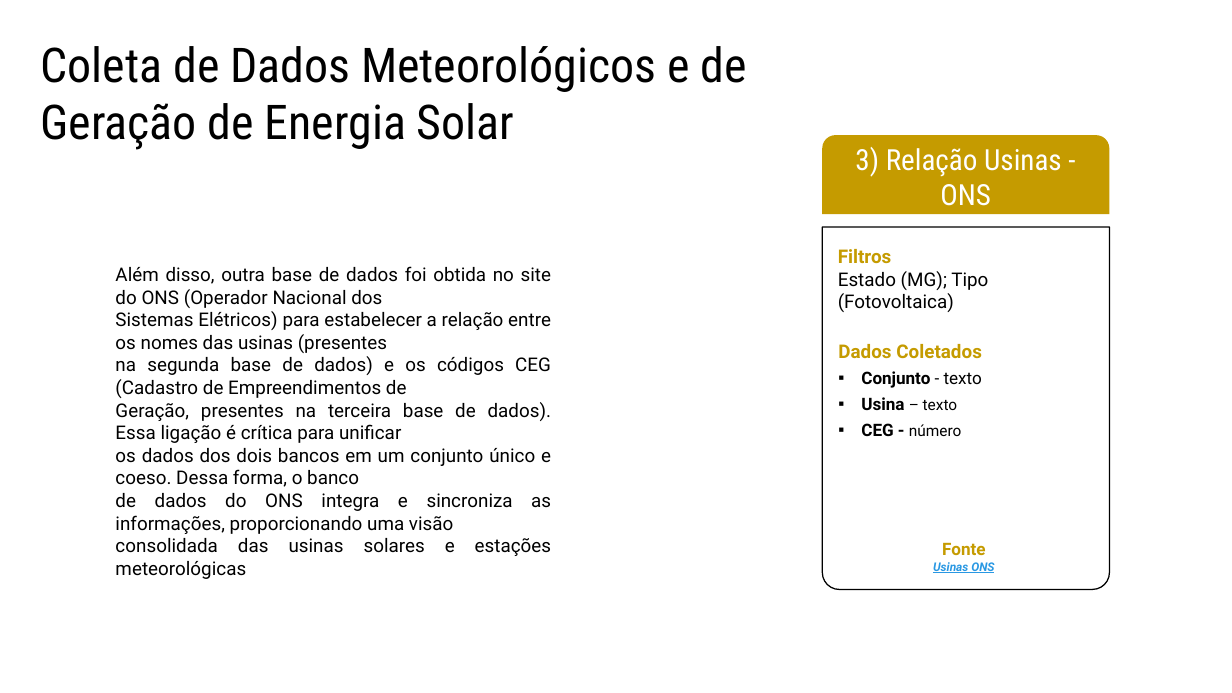
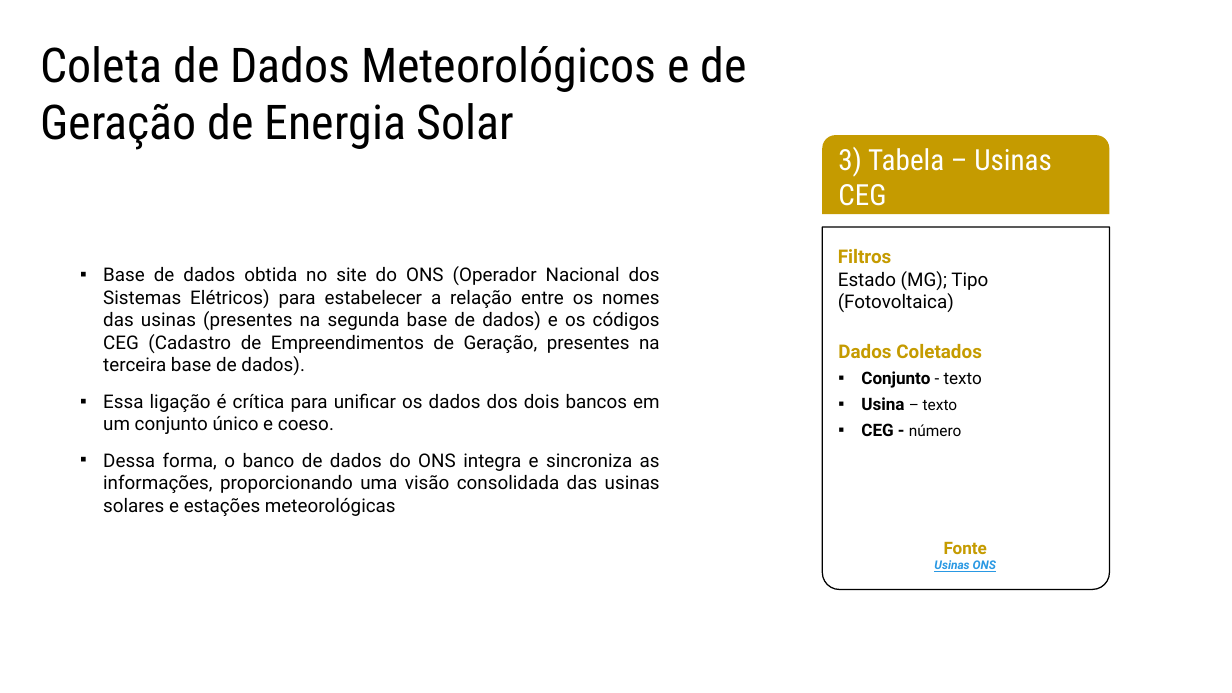
Before and after one commit to afazevedo/RadiantForecast, a slide deck: slide 7 of docs/presentation.pptx. Drawn at 1232x693 pixels with LibreOffice and Linux fonts; fonts in the diff are those of the drawing. Boxes give left, top, right and bottom in pixels: in the first picture for what was removed or moved away, otherwise in the second. Text is boxed around its words. In the diff, an @@ line names an element or a change of style, - is before the commit and + after.

```diff
--- a/docs/presentation.pptx
+++ b/docs/presentation.pptx
@@ text in round same rect at [838, 147, 1052, 206]: text changed @@
-3) Relação Usinas - ONS
+3) Tabela – Usinas CEG
@@ text at [103, 266, 660, 516]: text changed @@
-Além disso, outra base de dados foi obtida no site do ONS (Operador Nacional dos
-Sistemas Elétricos) para estabelecer a relação entre os nomes das usinas (presentes
-na segunda base de dados) e os códigos CEG (Cadastro de Empreendimentos de
-Geração, presentes na terceira base de dados). Essa ligação é crítica para unificar
-os dados dos dois bancos em um conjunto único e coeso. Dessa forma, o banco
-de dados do ONS integra e sincroniza as informações, proporcionando uma visão
-consolidada das usinas solares e estações meteorológicas
+▪ Base de dados obtida no site do ONS (Operador Nacional dos Sistemas Elétricos) para estabelecer a relação entre os nomes das usinas (presentes na segunda base de dados) e os códigos CEG (Cadastro de Empreendimentos de Geração, presentes na terceira base de dados).
+▪ Essa ligação é crítica para unificar os dados dos dois bancos em um conjunto único e coeso.
+▪ Dessa forma, o banco de dados do ONS integra e sincroniza as informações, proporcionando uma visão consolidada das usinas solares e estações meteorológicas
```
Also in this commit, not shown: 18 other slides changed, 3 slides added, 3 slides removed, 4 other files.
